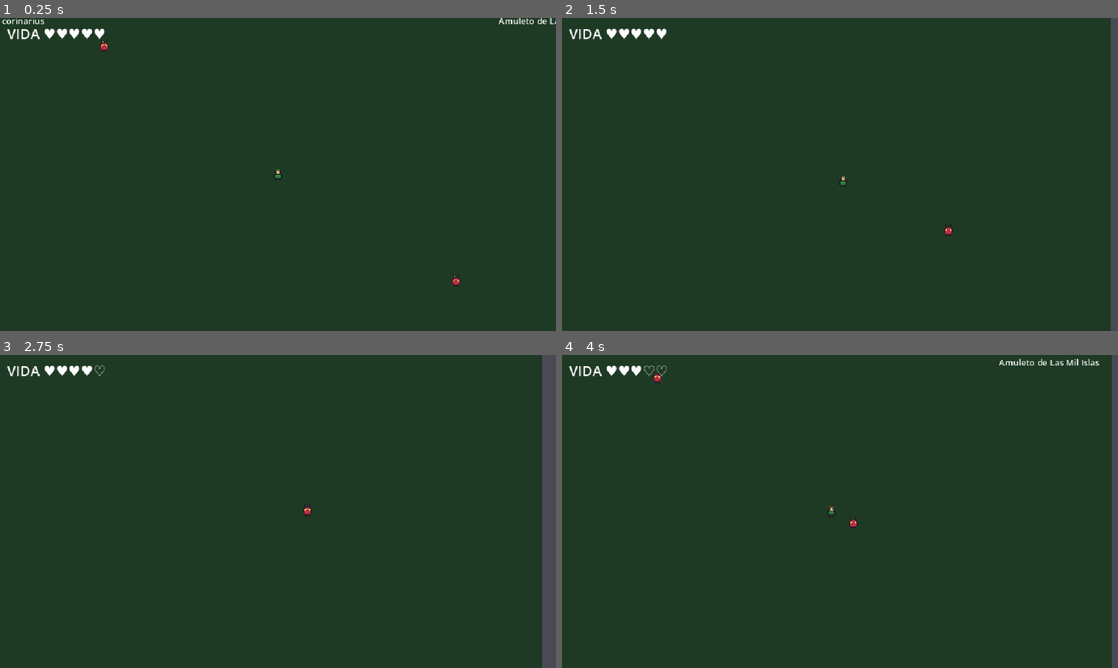
Above: before the commit, frames 1-4 (two rows, left to right).
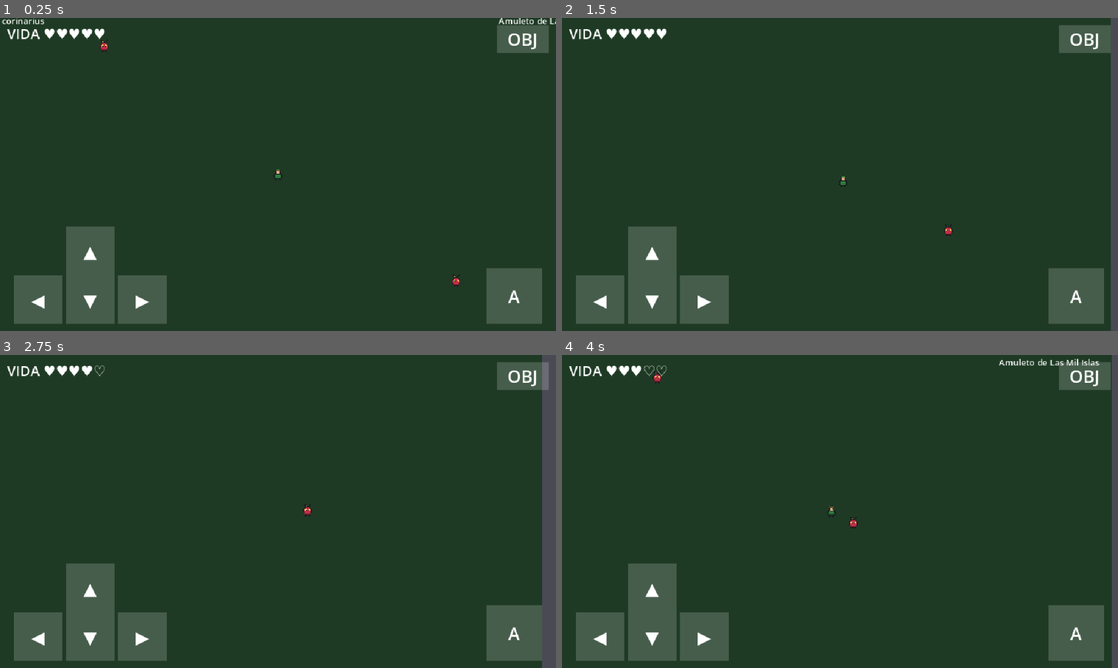
Above: after the commit, the same moments.

Repository: kimerabattlelands-lab/kimerian-rpg
Game: Godot game, scene res://scenes/main.tscn
The game is run twice, just before and just after one commit, with the same random seed, the same clock (stepped at 60 frames per second) and the same inputs.
Inputs (mouse positions are in pixels of both pictures, inside the frame that each line leads up to):
- Up to frame 1 (0.25 s): no input
- Up to frame 2 (1.5 s): tap Enter at 0.5 s; move the mouse to (962, 158) at 0.52 s; hold Right 0.53-1.28 s; tap Space (atacar) at 0.6 s; click (962, 158) at 0.67 s; tap D (mover_der) at 0.8, 1.35 s; move the mouse to (728, 190) at 1.27 s; hold S (mover_abajo) from 1.28 s (still down); click (728, 190) at 1.42 s
- Up to frame 3 (2.75 s): tap E (usar) at 1.55, 2.1 s; tap Space (atacar) at 2, 2.3 s; move the mouse to (333, 442) at 2.02 s; release S (mover_abajo) at 2.03 s; hold Right from 2.03 s (still down); click (333, 442) at 2.17 s
- Up to frame 4 (4 s): move the mouse to (812, 574) at 2.77 s; release Right at 2.78 s; hold W (mover_arriba) 2.78-3.53 s; tap Space (atacar) at 2.85 s; click (812, 574) at 2.92 s; tap D (mover_der) at 3.05, 3.6 s; tap Enter at 3.5 s; move the mouse to (1006, 558) at 3.52 s; hold A (mover_izq) from 3.53 s (still down); click (1006, 558) at 3.67 s; tap E (usar) at 3.8 s

The runs differ from the first frame. In frame 1, 8.1% of the frame differs, in the area x 2-99%, y 2-98%; in frame 2, 8.1%; in frame 3, 8.0%; in frame 4, 8.0%.

Commit message:
M7: controles táctiles (d-pad + ataque + objetos, multitouch); batería de 20 tests en verde

Diff:
--- a/scripts/main.gd
+++ b/scripts/main.gd
@@ -3,10 +3,11 @@
 ## Sala principal: construye la habitación, al jugador, cámara, HUD, enemigos
 ## e inventario.
 ## Arranque normal: `godot-headless --path . --quit-after 60` (prueba de carga).
-## Con usuario:    `godot-headless --path . -- --test` — batería de 16
+## Con usuario:    `godot-headless --path . -- --test` — batería de 20
 ## aserciones (movimiento, espada, muerte, contacto, i-frames, stacks,
-## descarte, defensa, velocidad, la UI: abrir/usar/descartar/cerrar, y los
-## 3 objetos Kimerian recogidos de la sala); exit 0 = todo OK.
+## descarte, defensa, velocidad, la UI: abrir/usar/descartar/cerrar, los
+## 3 objetos Kimerian recogidos de la sala, y controles táctiles: mover,
+## ataque y botón de objetos); exit 0 = todo OK.
 
 ## Preloads: sin referencias al class_name global, que headless no resuelve
 ## sin pasar por el editor (evitamos la dependencia del class cache).
@@ -15,6 +16,7 @@
 const FICHA_INVENTARIO := preload("res://scripts/inventario.gd")
 const FICHA_DATOS := preload("res://scripts/datos_objetos.gd")
 const FICHA_UI := preload("res://scripts/ui_inventario.gd")
+const FICHA_TACTIL := preload("res://scripts/ui_tactil.gd")
 const EscenaJugador := preload("res://scenes/jugador.tscn")
 const EscenaEnemigo := preload("res://scenes/enemigo.tscn")
 
@@ -38,6 +40,7 @@
 var jugador  # dinámico a propósito: sin tipo global (ver preload de arriba)
 var inventario  # RefCounted del inventario (mismo motivo)
 var ui  # CanvasLayer de la UI (mismo motivo)
+var ui_tactil  # CanvasLayer de controles táctiles (mismo motivo)
 var _hud: Label
 var _reliquias: Dictionary = {}  # id -> Area2D en sala (borrado al recoger)
 
@@ -51,6 +54,7 @@
 	_crear_inventario()
 	_crear_ui()
 	_crear_reliquias()
+	_crear_tactil()
 	_crear_enemigos_mundo(not es_test)  # sin IA en test: nada se mueve solo
 	print("KIMERIAN_LISTO sala=", ANCHO_SALA, "x", ALTO_SALA)
 	if es_test:
@@ -153,6 +157,11 @@
 	ui.inventario = inventario
 	ui.jugador = jugador
 	add_child(ui)
+
+
+func _crear_tactil() -> void:
+	ui_tactil = FICHA_TACTIL.new()
+	add_child(ui_tactil)
 
 
 func _crear_enemigos_mundo(con_ia: bool) -> void:
@@ -216,8 +225,8 @@
 
 
 func _test_bateria() -> void:
-	## Dieciséis comprobaciones, una línea por aserción; exit 0 solo si las
-	## dieciséis dicen OK. Tiempos en segundos de juego (create_timer).
+	## Veinte comprobaciones, una línea por aserción; exit 0 solo si las
+	## veinte dicen OK. Tiempos en segundos de juego (create_timer).
 	var resultados: Array[String] = []
 
 	# 1) Movimiento: 0,5 s pulsando derecha ⇒ >30 px en X y 5 PV intactos.
@@ -419,6 +428,70 @@
 	resultados.append("TEST_OBJ_K3_BOTAS recogido=%s velocidad=%.0f -> %s"
 			% [str(ok16a), jugador.velocidad_efectiva, "OK" if ok16 else "FALLO"])
 
+	# 17) Táctil: las 6 zonas existen y un toque mantenido en ▶ mueve al jugador.
+	var ok17a: bool = ui_tactil.zonas.size() == 6 and ui_tactil.activo
+	var pos_t: Vector2 = jugador.global_position
+	ui_tactil.toque(77, ui_tactil.centro("der"), true)
+	await get_tree().create_timer(0.3).timeout
+	ui_tactil.toque(77, ui_tactil.centro("der"), false)
+	await get_tree().physics_frame
+	await get_tree().physics_frame  # el release aplazado ya se aplicó
+	var dx_t: float = jugador.global_position.x - pos_t.x
+	var ok17: bool = ok17a and dx_t > 20.0
+	resultados.append("TEST_TACTIL_MOVER zonas=%d dx=%.1f -> %s"
+			% [ui_tactil.zonas.size(), dx_t, "OK" if ok17 else "FALLO"])
+
+	# 18) Táctil ataque: toque en A ⇒ estocada que baja al enemigo de 2 a 1 PV.
+	var enemigo4 = EscenaEnemigo.instantiate()
+	enemigo4.ia_activa = false
+	enemigo4.objetivo = jugador
+	enemigo4.position = jugador.global_position + Vector2(34, 0)
+	add_child(enemigo4)
+	jugador.direccion = Vector2.RIGHT
+	ui_tactil.toque(78, ui_tactil.centro("ataque"), true)
+	await get_tree().create_timer(0.15).timeout
+	ui_tactil.toque(78, ui_tactil.centro("ataque"), false)
+	await get_tree().physics_frame
+	var ok18: bool = is_instance_valid(enemigo4) \
+			and enemigo4.vida == FICHA_ENEMIGO.VIDA_MAX - 1
+	resultados.append("TEST_TACTIL_ATAQUE vida_enemigo=%s -> %s"
+			% ["libre" if not is_instance_valid(enemigo4) else str(enemigo4.vida),
+			   "OK" if ok18 else "FALLO"])
+	enemigo4.queue_free()
+
+	# 19) Táctil objetos: toque en OBJ ⇒ abre y vuelve a cerrar el inventario.
+	ui_tactil.toque(79, ui_tactil.centro("objetos"), true)
+	await get_tree().physics_frame
+	await get_tree().physics_frame
+	ui_tactil.toque(79, ui_tactil.centro("objetos"), false)
+	await get_tree().physics_frame
+	await get_tree().physics_frame
+	var abrio_con_toque: bool = ui.abierto
+	ui_tactil.toque(80, ui_tactil.centro("objetos"), true)
+	await get_tree().physics_frame
+	await get_tree().physics_frame
+	ui_tactil.toque(80, ui_tactil.centro("objetos"), false)
+	await get_tree().physics_frame
+	await get_tree().physics_frame
+	var ok19: bool = abrio_con_toque and not ui.abierto \
+			and not jugador.entrada_bloqueada
+	resultados.append("TEST_TACTIL_OBJETOS abrio=%s cerro=%s -> %s"
+			% [str(abrio_con_toque), str(not ui.abierto),
+			   "OK" if ok19 else "FALLO"])
+
+	# 20) Toque rápido (baja y sube en el mismo frame): el edge no se pierde
+	# porque el release se aplaza un frame — la estocada sale igual.
+	await get_tree().create_timer(0.6).timeout  # enfriamiento de la estocada 18
+	ui_tactil.toque(81, ui_tactil.centro("ataque"), true)
+	ui_tactil.toque(81, ui_tactil.centro("ataque"), false)  # mismo frame
+	await get_tree().physics_frame  # F+1 arranca: el ataque se dispara en sus callbacks
+	await get_tree().physics_frame  # F+2: ya procesado ⇒ el swing está activo
+	var golpe_rapido: bool = jugador.espada.visible
+	await get_tree().create_timer(0.3).timeout  # dejar terminar el swing
+	var ok20: bool = golpe_rapido
+	resultados.append("TEST_TACTIL_TOQUE_RAPIDO espada=%s -> %s"
+			% [str(golpe_rapido), "OK" if ok20 else "FALLO"])
+
 	var todos := true
 	for linea in resultados:
 		print(linea)
--- /dev/null
+++ b/scripts/ui_tactil.gd
@@ -0,0 +1,102 @@
+extends CanvasLayer
+
+## Controles táctiles (M7): cruz de movimiento, ataque y botón de objetos.
+## Zonas propias con `InputEventScreenTouch` (multitouch real, sin la
+## emulación de ratón que rompe toques simultáneos). Los toques mandan a las
+## MISMAS acciones del teclado, así que el resto del juego no se entera de la
+## fuente. El release se aplaza un frame para que un toque rápido (abajo+arriba
+## en el mismo frame) siempre genere el edge `just_pressed`.
+## El test headless entra por `toque()` directamente.
+
+const ACCIONES := {
+	"arriba": "mover_arriba",
+	"abajo": "mover_abajo",
+	"izq": "mover_izq",
+	"der": "mover_der",
+	"ataque": "atacar",
+	"objetos": "abrir_inventario",
+}
+
+const TEXTOS := {
+	"izq": "◀", "der": "▶", "arriba": "▲", "abajo": "▼",
+	"ataque": "A", "objetos": "OBJ",
+}
+
+var zonas: Dictionary = {}        # nombre -> Rect2 en coords de viewport (640×360)
+var activo: bool = true
+var _toques: Dictionary = {}      # idx de toque -> nombre de zona
+var _soltar_pendiente: Array = []  # idx a liberar en el próximo physics frame
+
+
+func _ready() -> void:
+	layer = 5  # sobre el juego y el HUD; por debajo de la UI de inventario (10)
+	_definir_zonas()
+	_pintar_visuales()
+
+
+func _definir_zonas() -> void:
+	zonas["izq"] = Rect2(16, 296, 56, 56)
+	zonas["abajo"] = Rect2(76, 296, 56, 56)
+	zonas["der"] = Rect2(136, 296, 56, 56)
+	zonas["arriba"] = Rect2(76, 240, 56, 56)
+	zonas["ataque"] = Rect2(560, 288, 64, 64)
+	zonas["objetos"] = Rect2(572, 8, 60, 32)
+
+
+func _pintar_visuales() -> void:
+	for nombre in zonas:
+		var r: Rect2 = zonas[nombre]
+		var caja := ColorRect.new()
+		caja.position = r.position
+		caja.size = r.size
+		caja.color = Color(1, 1, 1, 0.18)
+		caja.mouse_filter = Control.MOUSE_FILTER_IGNORE
+		add_child(caja)
+		var etiqueta := Label.new()
+		etiqueta.text = TEXTOS[nombre]
+		etiqueta.position = r.position
+		etiqueta.size = r.size
+		etiqueta.horizontal_alignment = HORIZONTAL_ALIGNMENT_CENTER
+		etiqueta.vertical_alignment = VERTICAL_ALIGNMENT_CENTER
+		etiqueta.add_theme_font_size_override("font_size", 20)
+		etiqueta.mouse_filter = Control.MOUSE_FILTER_IGNORE
+		add_child(etiqueta)
+
+
+func _input(event: InputEvent) -> void:
+	if not activo:
+		return
+	if event is InputEventScreenTouch:
+		toque(event.index, event.position, event.pressed)
+
+
+func toque(idx: int, pos: Vector2, abajo: bool) -> void:
+	## Punto único de entrada: lo llama _input en dispositivo y el test en headless.
+	if abajo:
+		var nombre := zona_en(pos)
+		if nombre == "" or _toques.has(idx):
+			return
+		_toques[idx] = nombre
+		Input.action_press(ACCIONES[nombre])
+	elif _toques.has(idx):
+		_soltar_pendiente.append(idx)  # liberar en el próximo frame, nunca antes
+
+
+func zona_en(pos: Vector2) -> String:
+	for nombre in zonas:
+		if (zonas[nombre] as Rect2).has_point(pos):
+			return nombre
+	return ""
+
+
+func centro(zona: String) -> Vector2:
+	return (zonas[zona] as Rect2).get_center()
+
+
+func _physics_process(_delta: float) -> void:
+	for idx in _soltar_pendiente:
+		if _toques.has(idx):
+			var nombre: String = _toques[idx]
+			_toques.erase(idx)
+			Input.action_release(ACCIONES[nombre])
+	_soltar_pendiente.clear()
Not shown, changed: docs/index.pck
